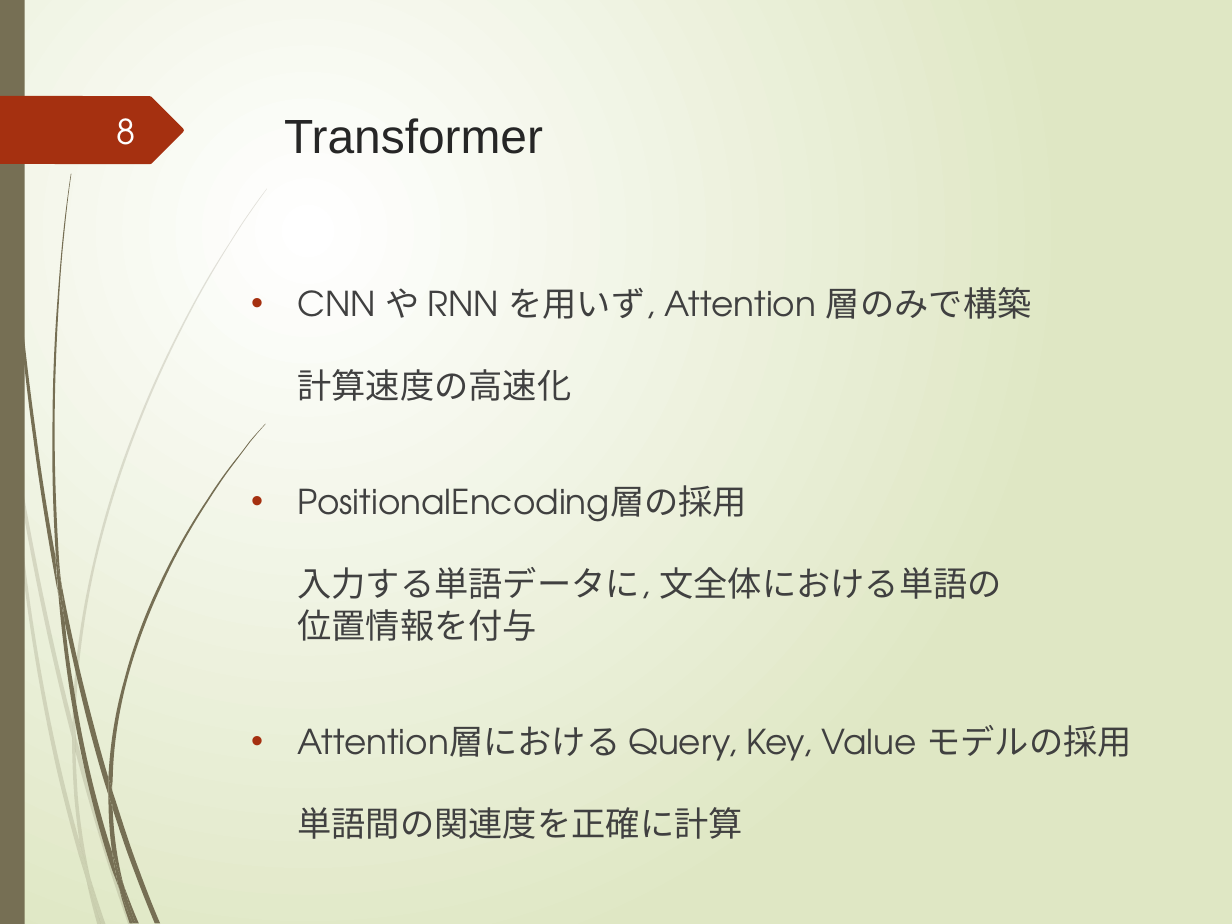
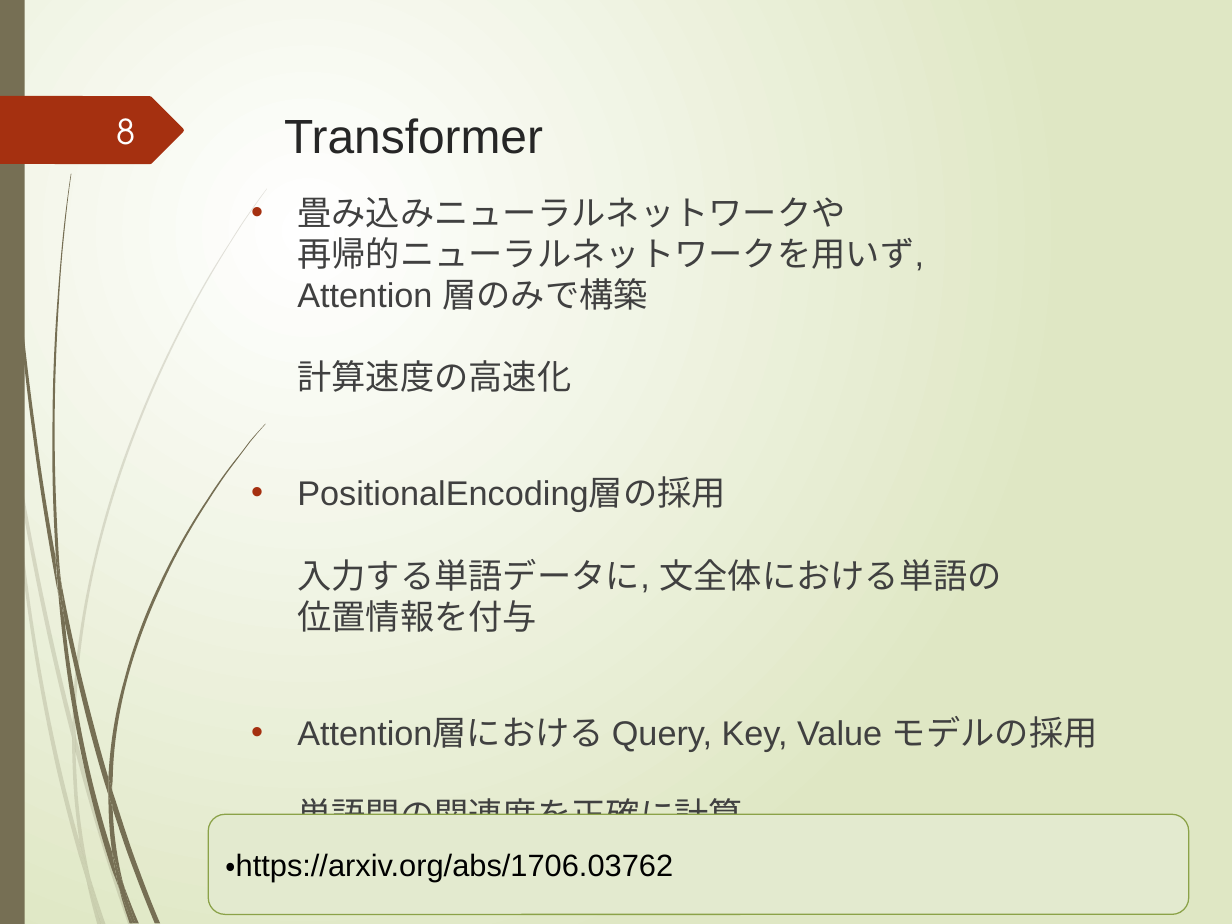
Before and after one commit to yuuki-kusumoto/kusumoto, a slide deck: slide 8 of 2021_prsn_2nd/後期研究発表会.pptx. Drawn at 1232x924 pixels with LibreOffice and Linux fonts; fonts in the diff are those of the drawing. Boxes give left, top, right and bottom in pixels: in the first picture for what was removed or moved away, otherwise in the second. Text is boxed around its words. In the diff, an @@ line names an element or a change of style, - is before the commit and + after.

```diff
--- a/2021_prsn_2nd/後期研究発表会.pptx
+++ b/2021_prsn_2nd/後期研究発表会.pptx
@@ text "畳み込みニューラルネットワークや 再帰的ニューラルネットワークを用いず, Attention 層のみで構築 計算速度の高 ...": place and size @@
-text "畳み込みニューラルネットワークや 再帰的ニューラルネットワークを用いず, Attention 層のみで構築 計算速度の高 ..." at (297,287,1132,839)
+text "畳み込みニューラルネットワークや 再帰的ニューラルネットワークを用いず, Attention 層のみで構築 計算速度の高 ..." at (297,197,1098,815)
@@ text at (297,197,924,392): text changed; font TeX Gyre Adventor to Arial @@
-• CNN や RNN を用いず, Attention 層のみで構築
-  計算速度の高速化
+• 畳み込みニューラルネットワークや
+  再帰的ニューラルネットワークを用いず,
+  Attention 層のみで構築
+  計算速度の高速化
@@ text at (297,478,1098,815): font TeX Gyre Adventor to Arial in "PositionalEncoding層の採用 入力する単語データに, 文全体における単語の 位置情報を付与", "Attention層における Query, Key, Value モデルの採用 単語間の関連度を正確に計算" @@
@@ rounded rectangle added at (208,814,1189,914), fill #E3EACF, outline #8BA249 0.75 pt, 18 pt, text #000000 @@
+・https://arxiv.org/abs/1706.03762
```
Also in this commit, not shown: 22 other slides changed, 13 slides added, 1 slide removed.
